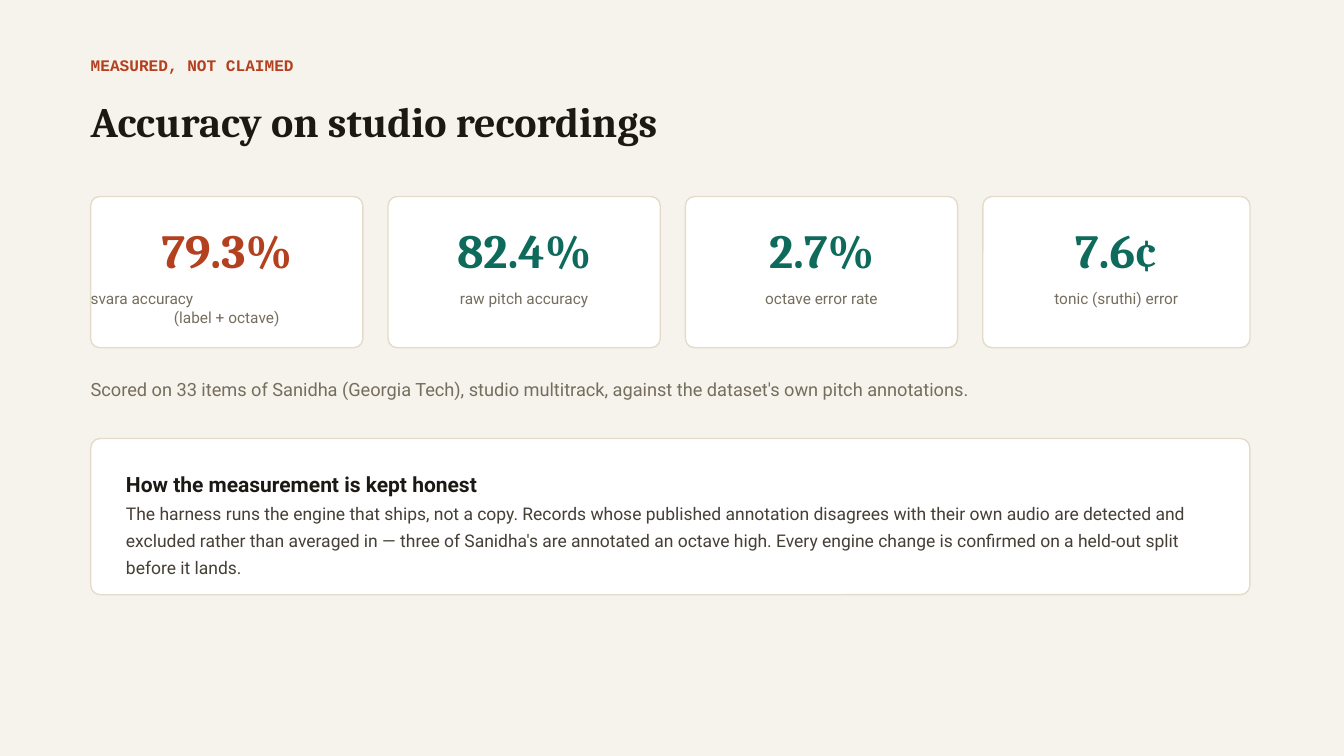
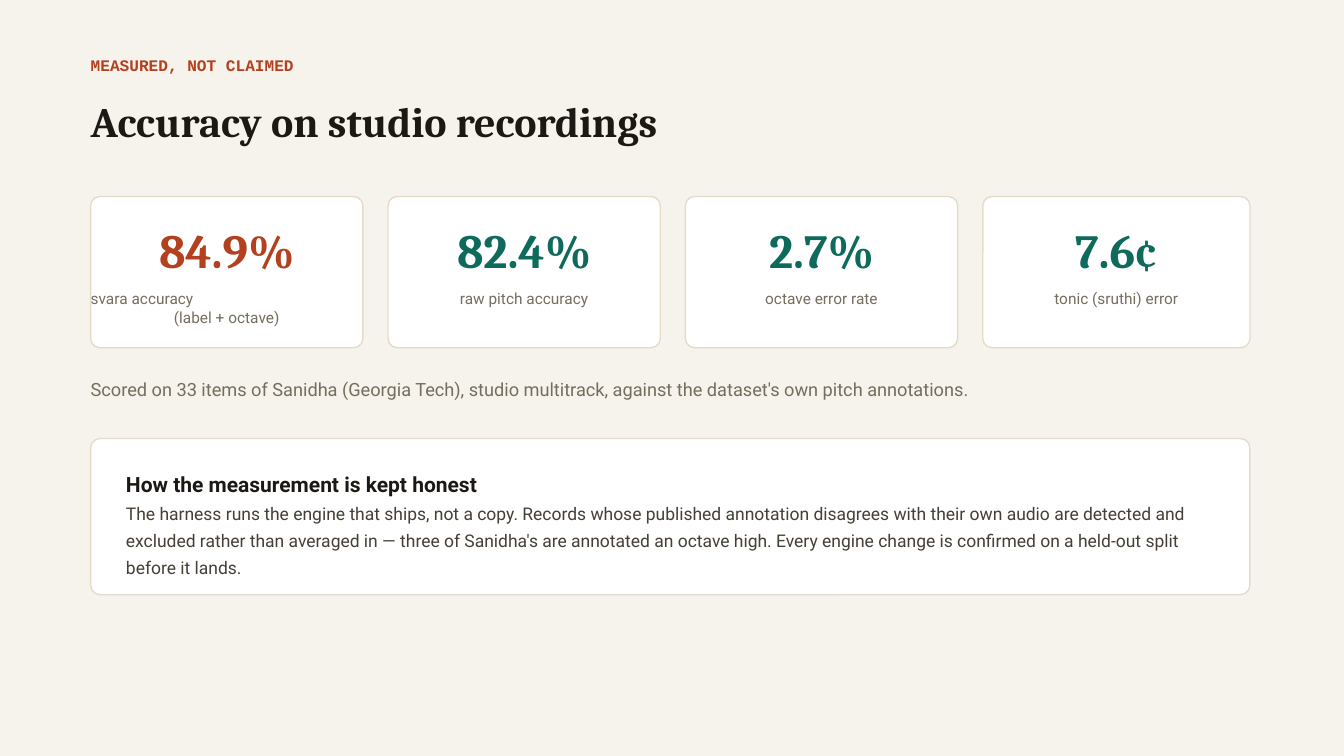
Before and after one commit to vinoth4v/sruthiscribe, a slide deck: slide 6 of SruthiScribe-pitch.pptx. Drawn at 1344x756 pixels with LibreOffice and Linux fonts; fonts in the diff are those of the drawing. Boxes give left, top, right and bottom in pixels: in the first picture for what was removed or moved away, otherwise in the second. Text is boxed around its words. In the diff, an @@ line names an element or a change of style, - is before the commit and + after.

```diff
--- a/SruthiScribe-pitch.pptx
+++ b/SruthiScribe-pitch.pptx
@@ text at <box>159,235,294,269</box>: text changed @@
-79.3%
+84.9%
```
Also in this commit, not shown: 7 other files.
